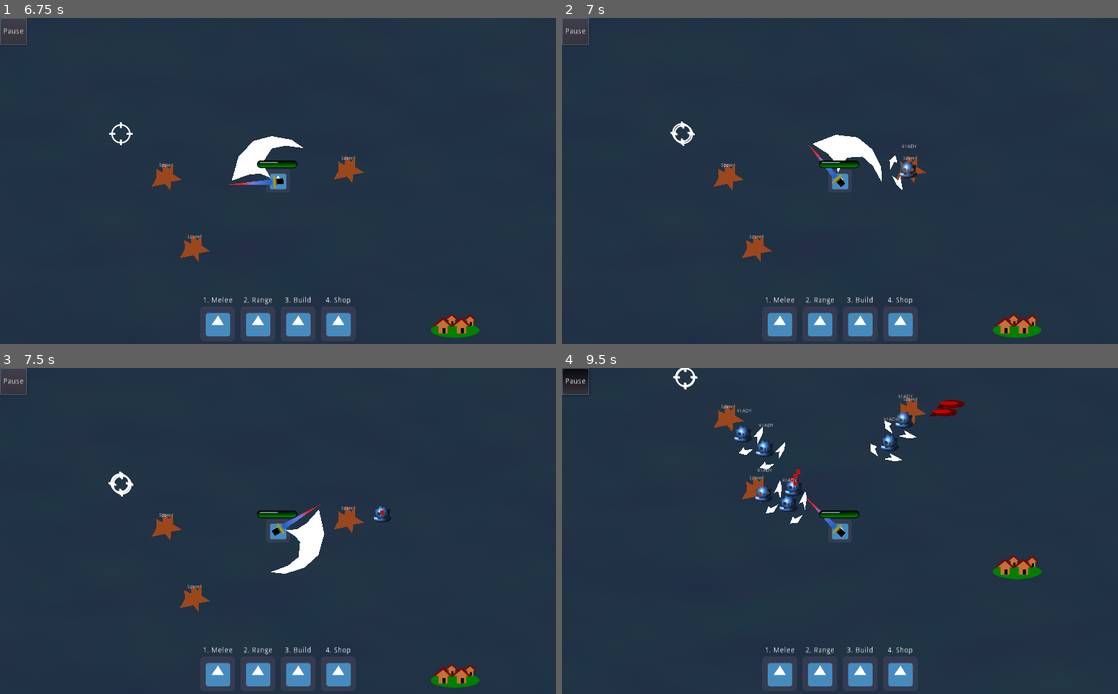
Above: before the commit, frames 1-4 (two rows, left to right).
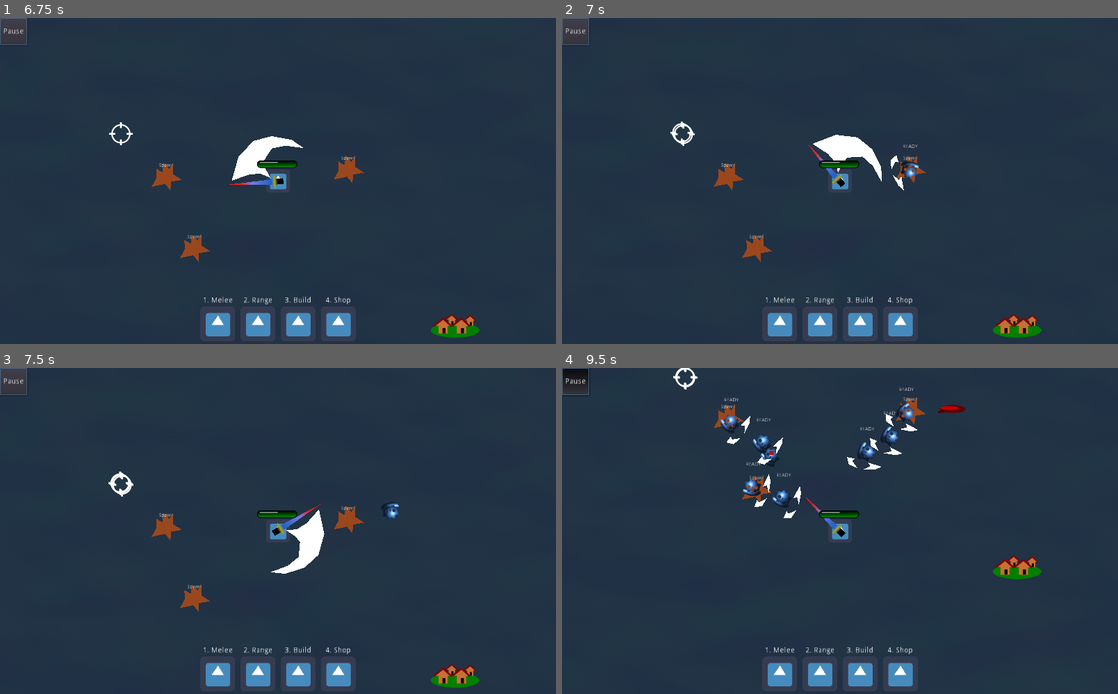
Above: after the commit, the same moments.

Repository: smclaughlan/GWJ52
Game: Godot game, scene res://Main.tscn
Same seed, same stepped clock (60 frames per second), same inputs: the game is played once before the commit and once after it. The engine's default icon, where the game draws it, is replaced by a stand-in: a white triangle on a blue panel in a dark square.
Inputs (mouse positions are in pixels of both pictures, inside the frame that each line leads up to):
- Up to frame 1 (6.75 s): click "Play" at 0.5 s; click (216, 324) at 1.27 s; click "Pause" at 2 s; click "Resume" at 2.75 s; move the mouse to (400, 164) at 3.52 s; hold Space (right_hand) 3.53-4.28 s; tap G (build) every 0.75 s from 3.6 to 6.6 s; move the mouse to (166, 197) at 4.27 s; hold Down (ui_down) 4.28-5.03 s; tap Enter at 5 s; move the mouse to (333, 109) at 5.02 s; hold Space (right_hand) 5.03-5.78 s; move the mouse to (250, 246) at 5.77 s; hold Up (ui_up) 5.78-6.53 s; move the mouse to (444, 229) at 6.52 s; hold R (left_hand) from 6.53 s (still down)
- Up to frame 2 (7 s): keep holding R (left_hand)
- Up to frame 3 (7.5 s): keep holding R (left_hand); move the mouse to (111, 482) at 7.27 s; tap G (build) at 7.35 s
- Up to frame 4 (9.5 s): move the mouse to (867, 531) at 8.02 s; release R (left_hand) at 8.03 s; hold Down (ui_down) 8.03-8.78 s; tap G (build) at 8.1, 8.85 s; move the mouse to (756, 449) at 8.77 s; hold Space (right_hand) from 8.78 s (still down)

Frame 1 is identical in both runs. In frame 2, 0.2% of the frame differs, in the area x 58-65%, y 38-53%; in frame 3, 0.1%; in frame 4, 2.2%, in the area x 28-73%, y 5-48%.

Commit message:
Initial movement with nav agent

Diff:
--- a/GodotProject/Scenes/Enemies/Creep.gd
+++ b/GodotProject/Scenes/Enemies/Creep.gd
@@ -10,10 +10,14 @@
 
 
 var health = 20.0
-var speed = 100.0
+var speed = 2.0
 var velocity : Vector2 = Vector2.ZERO
 var prev_position : Vector2 = Vector2.ZERO
+onready var nav_agent = $NavigationAgent2D
+onready var sprite = $Sprite
+onready var weapons = $Weapons
 var nav_target
+
 
 enum Goals { ATTACK_PLAYER, ATTACK_VILLAGE } #move toward is implicit when out of range
 # change this to ATTACK_VILLAGE later
@@ -30,9 +34,8 @@
 func init(initialPos, navTarget):
 	set_global_position(initialPos)
 	nav_target = navTarget
+	set_target(Global.player)
 	State = States.MOVING
-	set_target(Global.player)
-
 
 
 # Called every frame. 'delta' is the elapsed time since the previous frame.
@@ -40,29 +43,43 @@
 	if State == States.MOVING:
 		move(delta)
 
-	velocity = (global_position - prev_position)
-	prev_position = global_position
+#	velocity = (global_position - prev_position)
+#	prev_position = global_position
 
 func set_target(target):
 	for weapon in $Weapons.get_children():
 		if weapon.has_method("set_target"):
 			weapon.set_target(target)
 
-func move(delta)	:
-	var myPos = get_global_position()
+func move(delta):
+	if nav_agent.is_navigation_finished():
+		velocity = Vector2.ZERO
+		return
 
-	var playerPos = Vector2.ZERO
-	if Global.player != null:
-		playerPos = Global.player.get_global_position()
+	nav_agent.get_next_location()
+	var direction = global_position.direction_to(nav_agent.get_next_location())
+	var desired_velocity = direction * speed
+	var steering = (desired_velocity - velocity) * delta * 4.0
+	velocity += steering
+	var new_angle = velocity.angle()
+	sprite.rotation = new_angle
+	weapons.rotation = new_angle
+	var _collision = move_and_collide(velocity)
 
-	var targetPos = nav_target.get_global_position()
-	var dirToPlayer = myPos.direction_to(playerPos)
-	var dirToNavTarget = myPos.direction_to(targetPos)
-
-	if Goal == Goals.ATTACK_PLAYER:
-		var _collision = move_and_collide(dirToPlayer * delta * Global.game_speed * speed)
-	elif Goal == Goals.ATTACK_VILLAGE:
-		var _collision = move_and_collide(dirToNavTarget * delta * Global.game_speed * speed)
+#	var myPos = get_global_position()
+#
+#	var playerPos = Vector2.ZERO
+#	if Global.player != null:
+#		playerPos = Global.player.get_global_position()
+#
+#	var targetPos = nav_target.get_global_position()
+#	var dirToPlayer = myPos.direction_to(playerPos)
+#	var dirToNavTarget = myPos.direction_to(targetPos)
+#
+#	if Goal == Goals.ATTACK_PLAYER:
+#		var _collision = move_and_collide(dirToPlayer * delta * Global.game_speed * speed)
+#	elif Goal == Goals.ATTACK_VILLAGE:
+#		var _collision = move_and_collide(dirToNavTarget * delta * Global.game_speed * speed)
 
 func begin_dying(): # death animation and loot spawn
 	State = States.DEAD
@@ -103,10 +120,8 @@
 	if health < 0 and State != States.DEAD:
 		begin_dying()
 	else:
+		State = States.INVULNERABLE
 		$InvulnerabiltyTimer.start()
-		State = States.INVULNERABLE
-
-
 
 
 func _on_DeathTimer_timeout():
@@ -114,9 +129,13 @@
 
 
 func _on_InvulnerabiltyTimer_timeout():
-	if health > 0:
+	if State == States.INVULNERABLE:
 		State = States.MOVING
 
 
 func _on_DecayTimer_timeout():
 	queue_free()
+
+
+func _on_PathfindTimer_timeout():
+	nav_agent.set_target_location(Global.player.global_position)
--- a/GodotProject/Scenes/Enemies/Creep.tscn
+++ b/GodotProject/Scenes/Enemies/Creep.tscn
@@ -65,8 +65,6 @@
 position = Vector2( 218.5, 0.5 )
 shape = SubResource( 2 )
 
-[node name="Navigation2D" type="Navigation2D" parent="."]
-
 [node name="OwNoise" type="AudioStreamPlayer2D" parent="."]
 stream = ExtResource( 3 )
 
@@ -81,6 +79,10 @@
 [node name="InvulnerabiltyTimer" type="Timer" parent="."]
 wait_time = 0.2
 one_shot = true
+
+[node name="PathfindTimer" type="Timer" parent="."]
+wait_time = 0.1
+autostart = true
 
 [node name="corpse" type="Sprite" parent="."]
 visible = false
@@ -102,7 +104,10 @@
 anims/RESET = SubResource( 5 )
 anims/die = SubResource( 6 )
 
+[node name="NavigationAgent2D" type="NavigationAgent2D" parent="."]
+
 [connection signal="area_entered" from="ObstacleDetectionZone" to="." method="_on_ObstacleDetectionZone_area_entered"]
 [connection signal="timeout" from="DeathTimer" to="." method="_on_DeathTimer_timeout"]
 [connection signal="timeout" from="DecayTimer" to="." method="_on_DecayTimer_timeout"]
 [connection signal="timeout" from="InvulnerabiltyTimer" to="." method="_on_InvulnerabiltyTimer_timeout"]
+[connection signal="timeout" from="PathfindTimer" to="." method="_on_PathfindTimer_timeout"]
